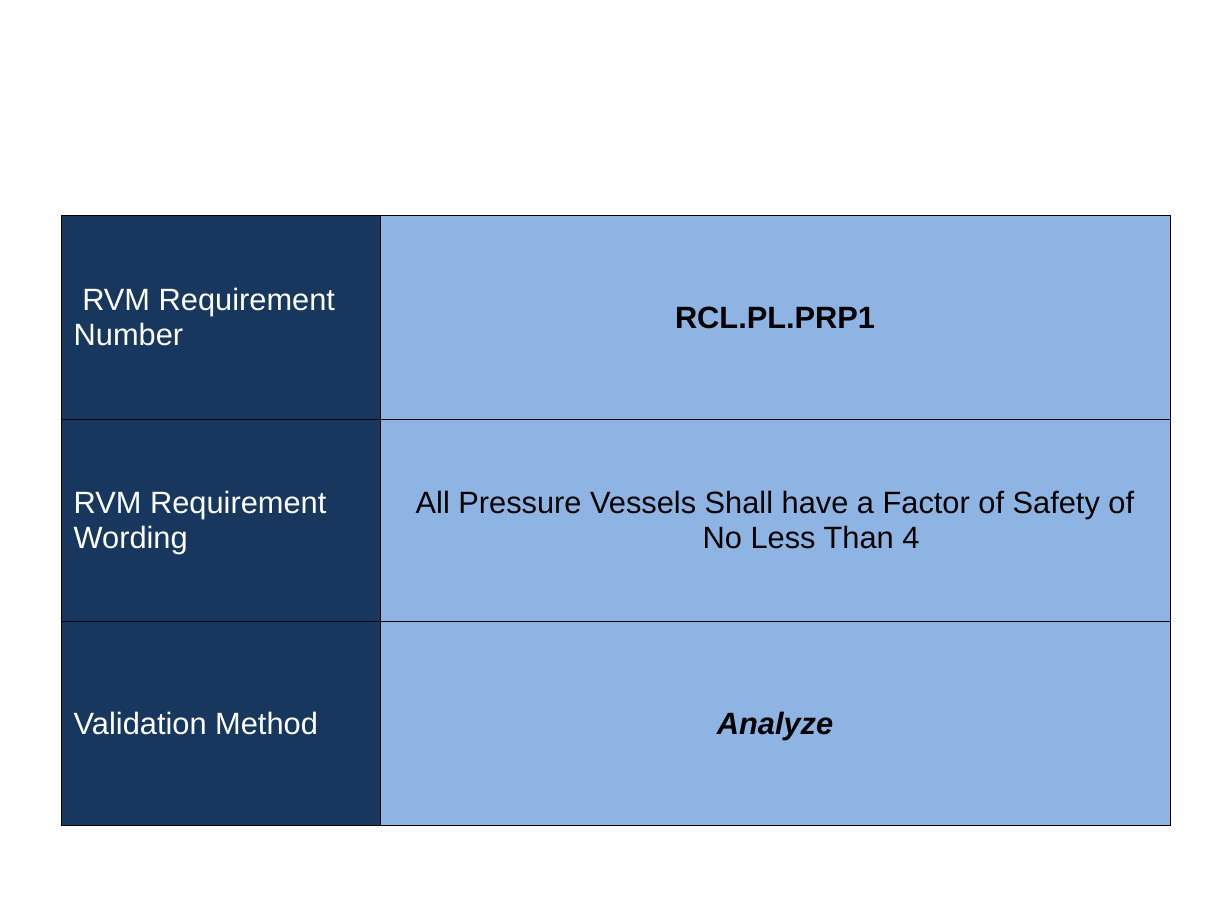
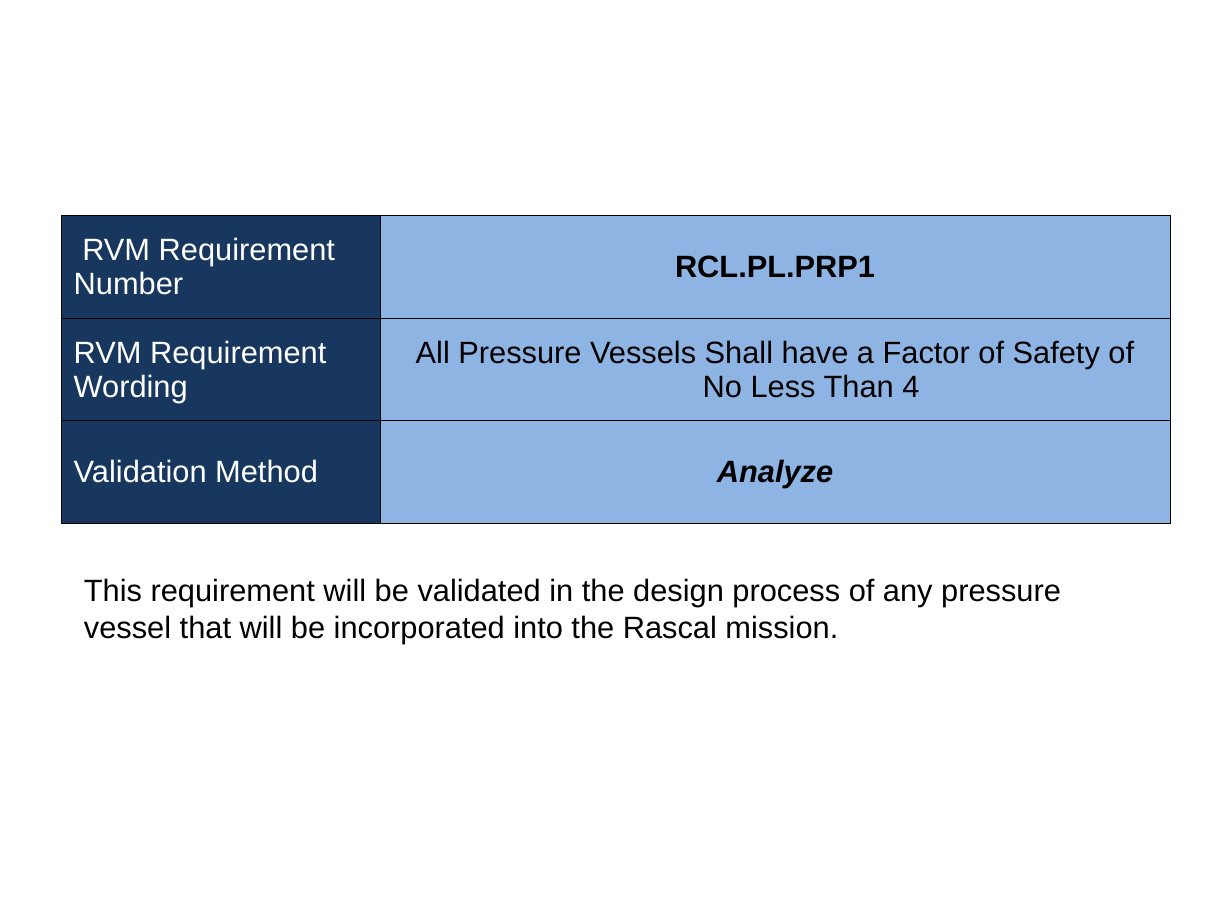
Before and after one commit to RascalSeniorDesign/Preliminary-Design, a slide deck: slide 4 of CMQA/Presentations/Bryant Slides/Here are my slides. I think.ppt. Drawn at 1232x924 pixels with LibreOffice and Linux fonts; fonts in the diff are those of the drawing. Boxes give left, top, right and bottom in pixels: in the first picture for what was removed or moved away, otherwise in the second. Text is boxed around its words. In the diff, an @@ line names an element or a change of style, - is before the commit and + after.

```diff
--- a/CMQA/Presentations/Bryant Slides/Here are my slides. I think.ppt
+++ b/CMQA/Presentations/Bryant Slides/Here are my slides. I think.ppt
@@ table: place and size @@
-table at [62,216,1170,825]
+table at [62,216,1170,524]
@@ text added at [84,578,1061,644], 18 pt, text #000000 @@
+This requirement will be validated in the design process of any pressure vessel that will be incorporated into the Rascal mission.
```
Also in this commit, not shown: 10 other slides changed.
